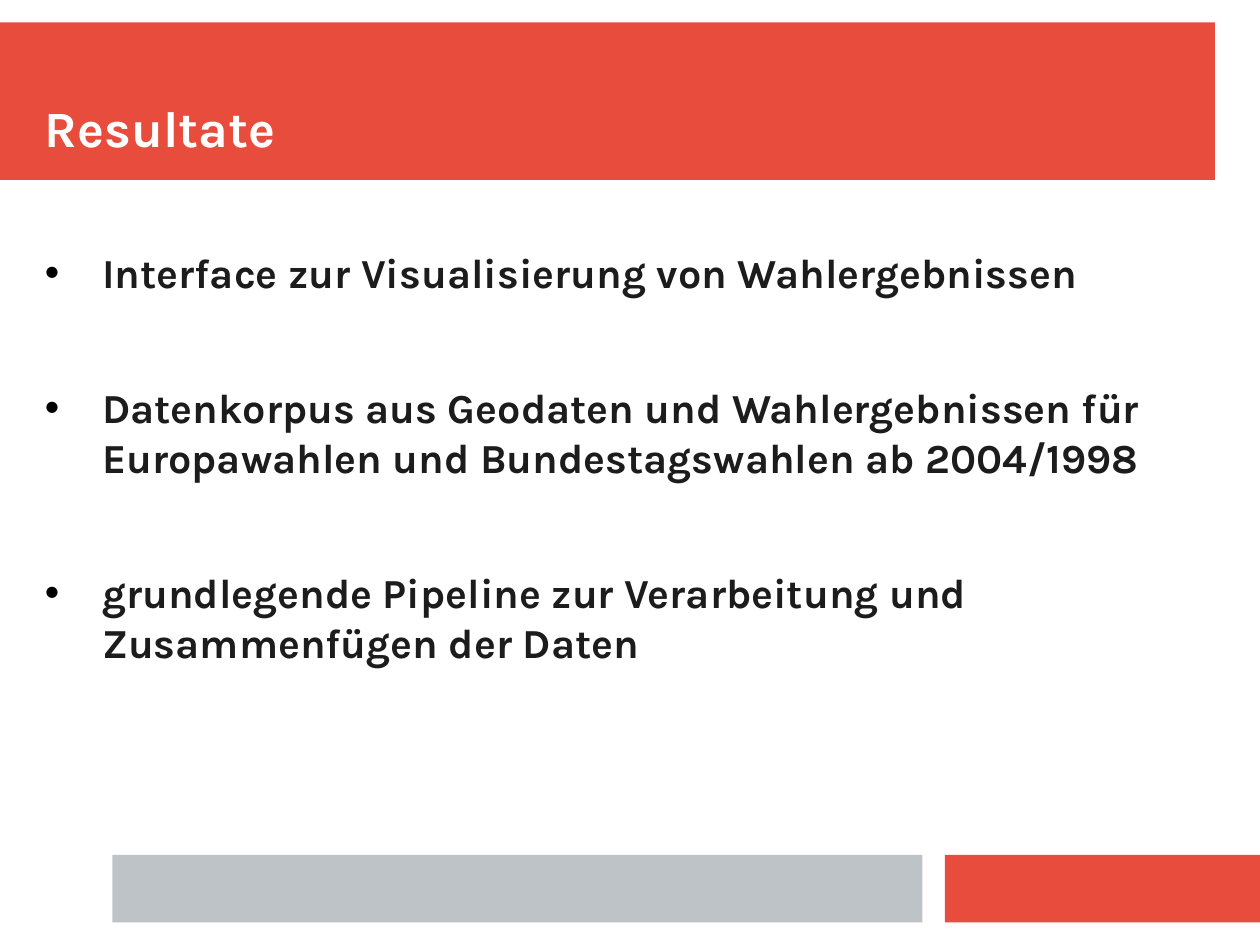
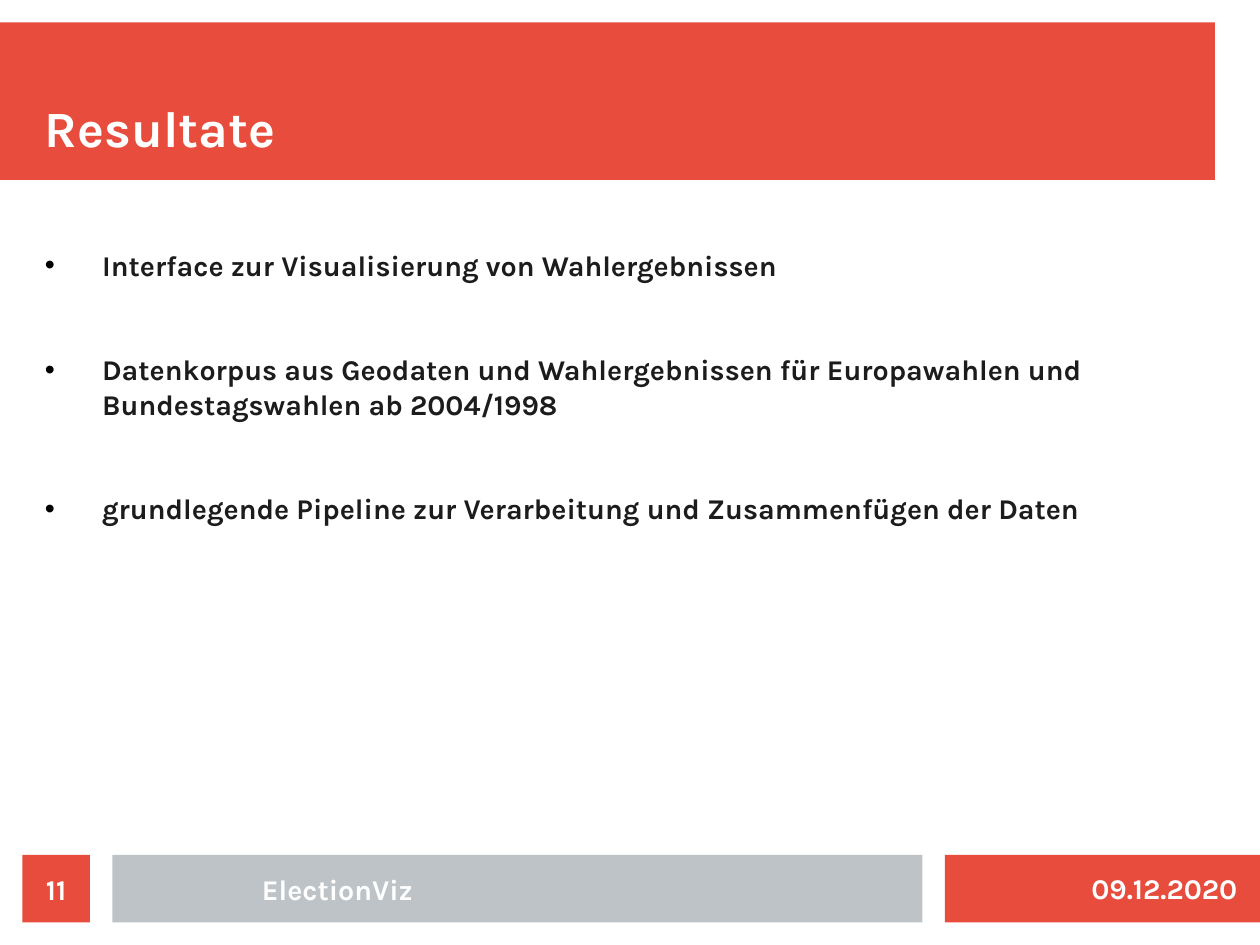
Before and after one commit to fziegner/election-visualization, a slide deck: slide 11 of slides_wcm_abschlusspraesentation.odp. Drawn at 1260x945 pixels with LibreOffice and Linux fonts; fonts in the diff are those of the drawing. Boxes give left, top, right and bottom in pixels: in the first picture for what was removed or moved away, otherwise in the second. Text is boxed around its words. In the diff, an @@ line names an element or a change of style, - is before the commit and + after.

```diff
--- a/slides_wcm_abschlusspraesentation.odp
+++ b/slides_wcm_abschlusspraesentation.odp
@@ text "Interface zur Visualisierung von Wahlergebnissen" at box(102, 255, 1081, 526): size 26 to 18 pt @@
@@ page number added at box(23, 855, 90, 923), fill #E74C3C, 18 pt, text #FFFFFF, bold @@
+11
@@ text added at box(262, 880, 413, 900), 18 pt, text #FFFFFF, bold @@
+ElectionViz
@@ text added at box(1091, 880, 1237, 900), 18 pt, text #FFFFFF, bold @@
+09.12.2020
```
Also in this commit, not shown: 8 other slides changed.
